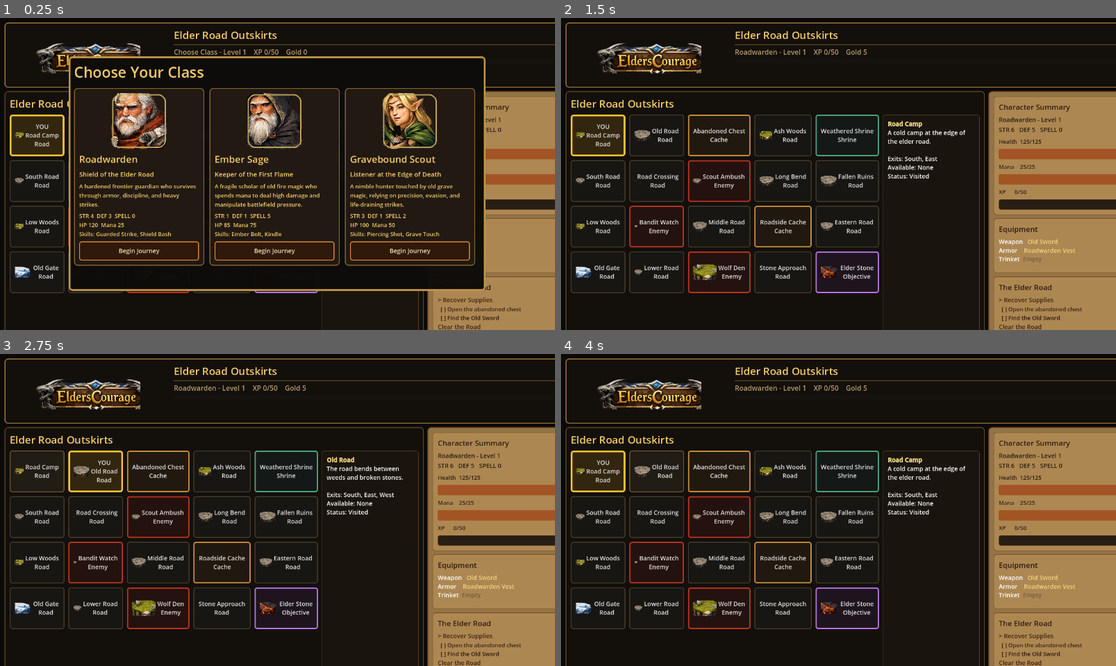
Above: before the commit, frames 1-4 (two rows, left to right).
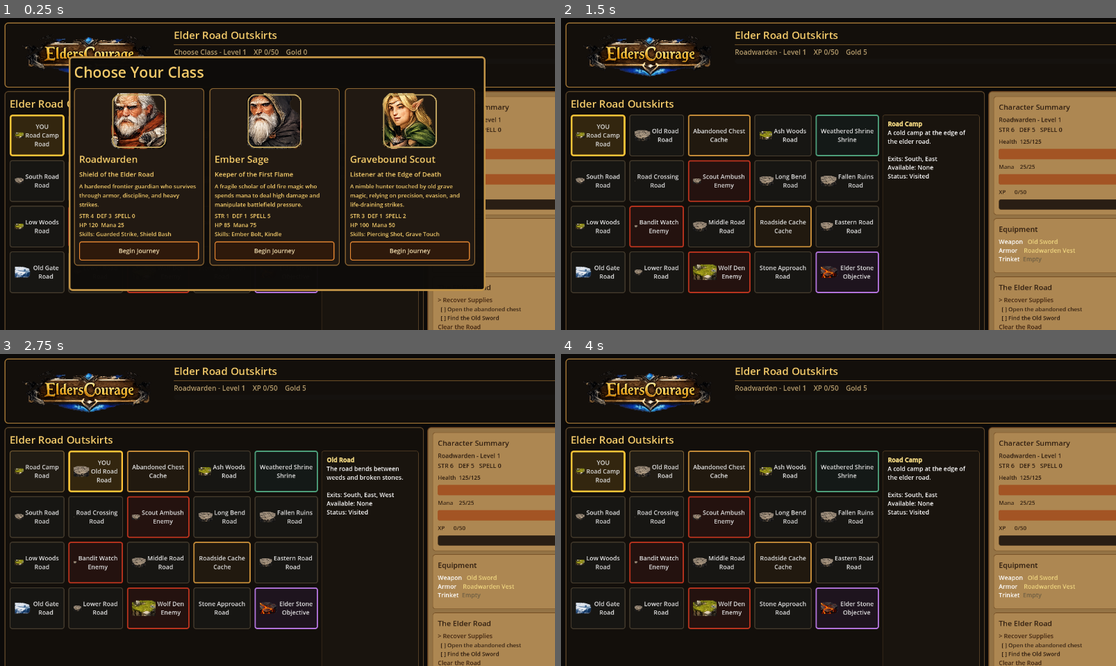
Above: after the commit, the same moments.

Repository: dshills/EldersCourage
Game: Godot game, scene res://scenes/phase3/ElderRoadOutskirts.tscn
Two runs of this game, one before a commit and one after it. Both use one fixed random seed, a clock stepped at 60 frames per second and the inputs below.
Inputs:
- Up to frame 1 (0.25 s): no input
- Up to frame 2 (1.5 s): click "Begin Journey" at 0.5 s; click "YOU Road Camp Road" at 1.25 s
- Up to frame 3 (2.75 s): click "Old Road Road" at 2 s
- Up to frame 4 (4 s): click "Road Camp Road" at 2.75 s; click "Abandoned Chest Cache" at 3.5 s

The runs differ from the first frame. In frame 1, 1.0% of the frame differs, in the area x 4-28%, y 5-18%; in frame 2, 1.6%, in the area x 4-28%, y 5-19%; in frame 3, 1.6%; in frame 4, 1.6%.

Commit message:
Replace cropped header logo asset

Diff:
--- a/game/scripts/phase3/elder_road_outskirts.gd
+++ b/game/scripts/phase3/elder_road_outskirts.gd
@@ -4,7 +4,7 @@
 const UITheme := preload("res://scripts/ui/ui_theme.gd")
 const UIViewModels := preload("res://scripts/ui/ui_view_models.gd")
 const UI_THEME_PATH := "res://resources/themes/elders_courage_theme.tres"
-const TITLE_PLAQUE_PATH := "res://assets/ui/title_plaque_padded.png"
+const TITLE_PLAQUE_PATH := "res://assets/ui/title_plaque_full.png"
 const ATTACK_BUTTON_PATH := "res://assets/ui/button_attack.png"
 const INVENTORY_BUTTON_PATH := "res://assets/ui/button_inventory.png"
 const QUEST_BUTTON_PATH := "res://assets/ui/button_quests.png"
Binary file added: game/assets/ui/title_plaque_full.png
